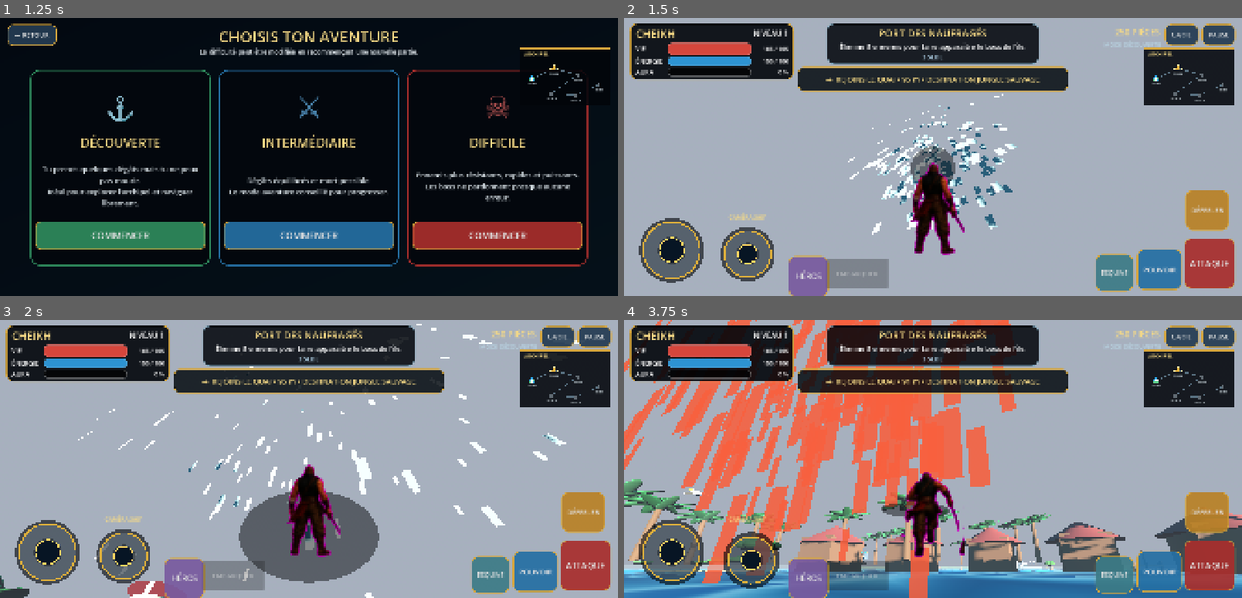
Above: before the commit, frames 1-4 (two rows, left to right).
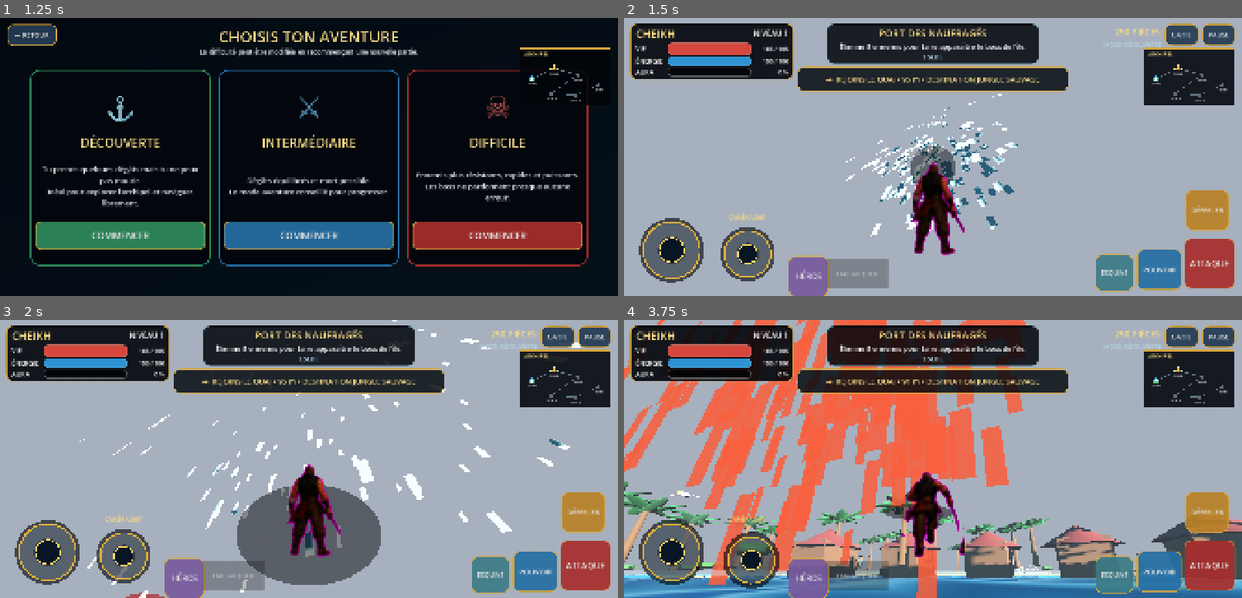
Above: after the commit, the same moments.

Repository: Chasmet/Chk-pirate-warrior-
Game: Godot game, scene res://scenes/main.tscn
The game is run twice, just before and just after one commit, with the same random seed, the same clock (stepped at 60 frames per second) and the same inputs.
Inputs (mouse positions are in pixels of both pictures, inside the frame that each line leads up to):
- Up to frame 1 (1.25 s): click (123, 84) at 0.52 s
- Up to frame 2 (1.5 s): click "COMMENCER" at 1.25 s
- Up to frame 3 (2 s): no input
- Up to frame 4 (3.75 s): drag from (1038, 495) to (994, 397) at 2.02 s; drag from (673, 553) to (902, 514) at 2.77 s; move the mouse to (753, 559) at 3.52 s; hold D (move_right) from 3.53 s (still down); tap Shift (dodge) at 3.6 s; click (753, 559) at 3.67 s

Frame 1 is identical in both runs. In frame 2, 1.0% of the frame differs, in the area x 35-64%, y 27-79%; in frame 3, 3.3%; in frame 4, 21%, in the area x 0-100%, y 0-100%.

Commit message:
Rapproche et stabilise la caméra troisième personne du bateau

Diff:
--- a/godot/scripts/third_person_camera_guard.gd
+++ b/godot/scripts/third_person_camera_guard.gd
@@ -1,7 +1,7 @@
 extends Node
 
-const LAND_LENGTH := 6.80
-const BOAT_LENGTH := 22.0
+const LAND_LENGTH := 6.35
+const BOAT_LENGTH := 13.8
 
 var player: PlayerController
 var player_logged := false
@@ -46,47 +46,50 @@
 
 func _update_land_camera(delta: float) -> void:
 	var hero_height := float(HeroFactory.HEROES[player.hero_id]["height"])
-	var look_ahead := Vector3(player.velocity.x, 0.0, player.velocity.z) * 0.030
+	var look_ahead := Vector3(player.velocity.x, 0.0, player.velocity.z) * 0.026
 	var anchor := player.global_position + Vector3(0.0, hero_height * 0.62, 0.0) + look_ahead
 	var orbit := Basis(Vector3.UP, player.camera_yaw)
 	var back := orbit.z.normalized()
 	var right := orbit.x.normalized()
-	var desired_position := anchor + back * LAND_LENGTH + Vector3.UP * 1.65 + right * 0.65
+	var desired_position := anchor + back * LAND_LENGTH + Vector3.UP * 1.52 + right * 0.48
 	player.camera.global_position = player.camera.global_position.lerp(desired_position, 1.0 - exp(-14.0 * delta))
 	player.camera.look_at(anchor, Vector3.UP)
-	player.camera.fov = lerpf(player.camera.fov, 61.0, 1.0 - exp(-8.0 * delta))
+	player.camera.fov = lerpf(player.camera.fov, 60.0, 1.0 - exp(-8.0 * delta))
 	player.camera_arm.spring_length = LAND_LENGTH
 	_force_original_hero_visible()
 	_restore_sails()
 
 	var distance := player.camera.global_position.distance_to(player.global_position)
-	if not land_ready_logged and distance > 6.0:
+	if not land_ready_logged and distance > 5.6:
 		land_ready_logged = true
 		print("CHK_TRUE_THIRD_PERSON_READY distance=%.2f" % distance)
 
 func _update_boat_camera(delta: float) -> void:
 	if sail_parts.is_empty():
 		_cache_sails()
-	var look_ahead := Vector3(player.velocity.x, 0.0, player.velocity.z) * 0.055
-	var anchor := player.global_position + Vector3(0.0, 2.45, 0.0) + look_ahead
+	var velocity_flat := Vector3(player.velocity.x, 0.0, player.velocity.z)
+	var look_ahead := velocity_flat * 0.075
+	var anchor := player.global_position + Vector3(0.0, 2.15, 0.0) + look_ahead
 	var orbit := Basis(Vector3.UP, player.camera_yaw)
 	var back := orbit.z.normalized()
 	var right := orbit.x.normalized()
-	var desired_position := anchor + back * BOAT_LENGTH + Vector3.UP * 9.0 + right * 1.4
-	player.camera.global_position = player.camera.global_position.lerp(desired_position, 1.0 - exp(-10.0 * delta))
-	player.camera.look_at(anchor, Vector3.UP)
-	player.camera.fov = lerpf(player.camera.fov, 68.0, 1.0 - exp(-8.0 * delta))
-	player.camera_arm.spring_length = BOAT_LENGTH
+	var speed_ratio := clampf(absf(player.boat_speed) / PlayerController.BOAT_MAX_SPEED, 0.0, 1.0)
+	var dynamic_length := lerpf(BOAT_LENGTH, BOAT_LENGTH + 2.2, speed_ratio)
+	var desired_position := anchor + back * dynamic_length + Vector3.UP * lerpf(4.6, 5.5, speed_ratio) + right * 0.72
+	player.camera.global_position = player.camera.global_position.lerp(desired_position, 1.0 - exp(-11.5 * delta))
+	player.camera.look_at(anchor + velocity_flat * 0.08, Vector3.UP)
+	player.camera.fov = lerpf(player.camera.fov, lerpf(61.0, 65.0, speed_ratio), 1.0 - exp(-8.0 * delta))
+	player.camera_arm.spring_length = dynamic_length
 	_force_original_hero_visible()
 
-	# Les surfaces de voile sont retirées de la caméra de pilotage. Le mât,
-	# le pont, la coque et le gouvernail restent visibles depuis l’extérieur.
+	# Les surfaces de voile centrales restent masquées uniquement pendant le
+	# pilotage pour conserver une vue extérieure claire du pont et de la coque.
 	for part in sail_parts:
 		if is_instance_valid(part):
 			part.visible = false
 
 	var distance := player.camera.global_position.distance_to(player.global_position)
-	if not boat_ready_logged and distance > 20.0:
+	if not boat_ready_logged and distance > 12.0:
 		boat_ready_logged = true
 		print("CHK_BOAT_THIRD_PERSON_READY distance=%.2f" % distance)
 
